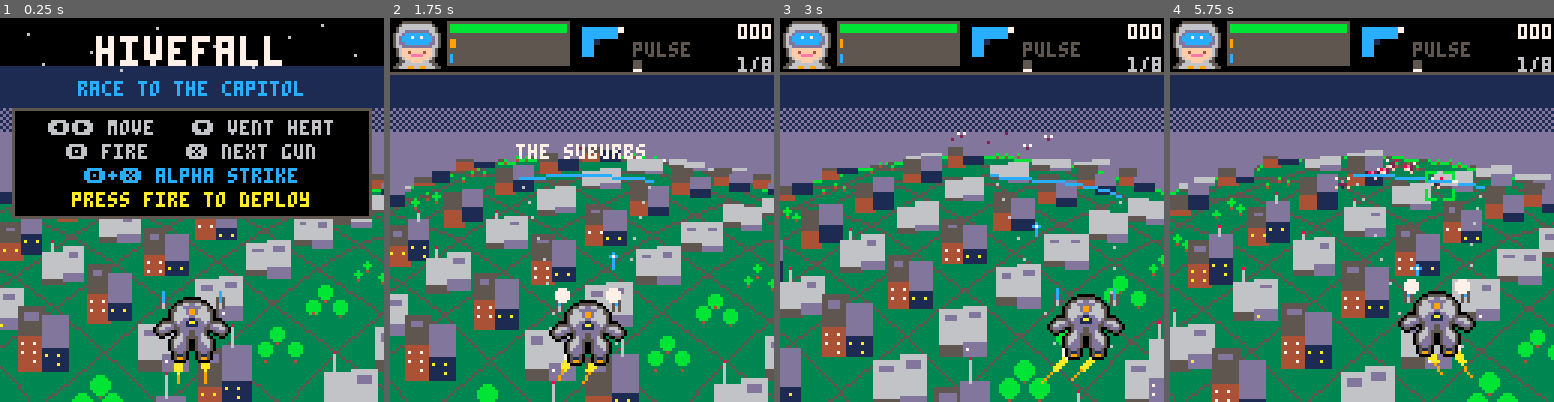
Above: before the commit, frames 1-4 (left to right).
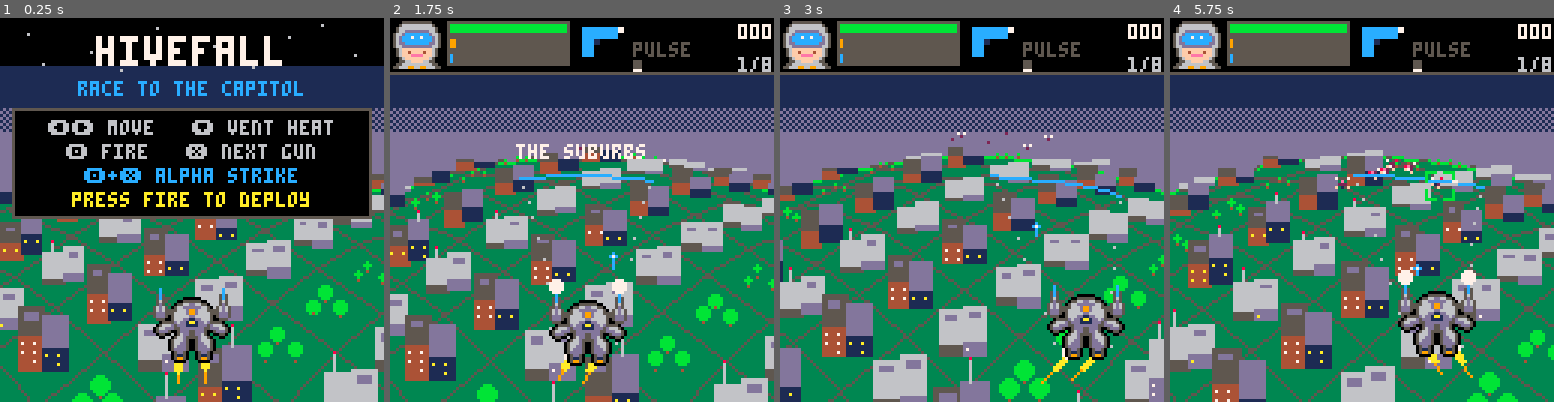
Above: after the commit, the same moments.

Repository: drachis/carts
Game: PICO-8 cartridge proj/hivefall/hivefall.p8
Two runs of this game, one before a commit and one after it. Both use one fixed random seed, a clock stepped at 60 frames per second and the inputs below.
Inputs:
- Up to frame 1 (0.25 s): no input
- Up to frame 2 (1.75 s): tap X (X key) at 0.33, 1.07 s; tap O (Z key) at 0.7, 1.7 s; hold Right from 1.6 s (still down)
- Up to frame 3 (3 s): tap X (X key) at 1.85, 2.97 s; release Right at 2.1 s; tap O (Z key) at 2.1, 2.5, 2.9 s; hold Right from 2.47 s (still down)
- Up to frame 4 (5.75 s): release Right at 3.03 s; hold Left 3.08-3.58 s; tap O (Z key) every 0.4 s from 3.3 to 5.7 s; hold Down 3.63-3.97 s; hold Right 4.02-4.68 s; tap X (X key) at 4.08, 5.2 s; hold Left 5.08-5.68 s; hold Down from 5.73 s (still down)

The runs differ from the first frame. In frame 1, 0.4% of the frame differs, in the area x 39-61%, y 70-79%; in frame 2, 0.8%; in frame 3, 0.5%; in frame 4, 0.8%, in the area x 59-80%, y 65-78%.

Commit message:
hivefall: six gun pods drawn for the mech, each with a housing and a strut to the torso; the redeemer is a large warhead, not a scaled sprite
Co-Authored-By: Claude Opus 5.5 <noreply@anthropic.com>

Diff:
--- a/proj/hivefall/mech.lua
+++ b/proj/hivefall/mech.lua
@@ -280,16 +280,15 @@
   pal(13,8)
  end
  sspr(0,64,24,24,sx-12,top)
- -- the gun in hand rides at each side (the right one flipped); there are
- -- no arms. a gun with a big blast, the redeemer, is drawn double size.
+ -- the gun in hand is a pod at each side (the right one flipped), drawn
+ -- for this mech: its strut meets the torso. there are no arms.
  local gun=player.weapon*8-8
- local size=weapon_specs[player.weapon].splash>40 and 16 or 8
- sspr(gun,56,8,8,sx-5-size,top+8-size,size,size)
- sspr(gun,56,8,8,sx+5,top+8-size,size,size,true)
+ sspr(gun,96,8,16,sx-15,top-4)
+ sspr(gun,96,8,16,sx+7,top-4,8,16,true)
  pal()
  if player.muzzle>0 then
-  circfill(sx-9,top,2,7)
-  circfill(sx+8,top,2,7)
+  circfill(sx-11,top-3,2,7)
+  circfill(sx+10,top-3,2,7)
  end
  if player.overheated and tick%3==0 then
   burst(sx+rnd(16)-8,sy-16,1,6,0.8,-0.05)
Not shown, changed: 21 lines of the sprite sheet (__gfx__) section of proj/hivefall/hivefall.p8
Not shown, changed: 21 lines of the sprite sheet (__gfx__) section of proj/hivefall/tests/test_boot.p8
Not shown, changed: 21 lines of the sprite sheet (__gfx__) section of proj/hivefall/tests/test_city.p8
Not shown, changed: 21 lines of the sprite sheet (__gfx__) section of proj/hivefall/tests/test_drops.p8
Not shown, changed: 21 lines of the sprite sheet (__gfx__) section of proj/hivefall/tests/test_feel.p8
Not shown, changed: 21 lines of the sprite sheet (__gfx__) section of proj/hivefall/tests/test_weapons.p8
Not shown, changed: proj/hivefall/gen_cart.py
